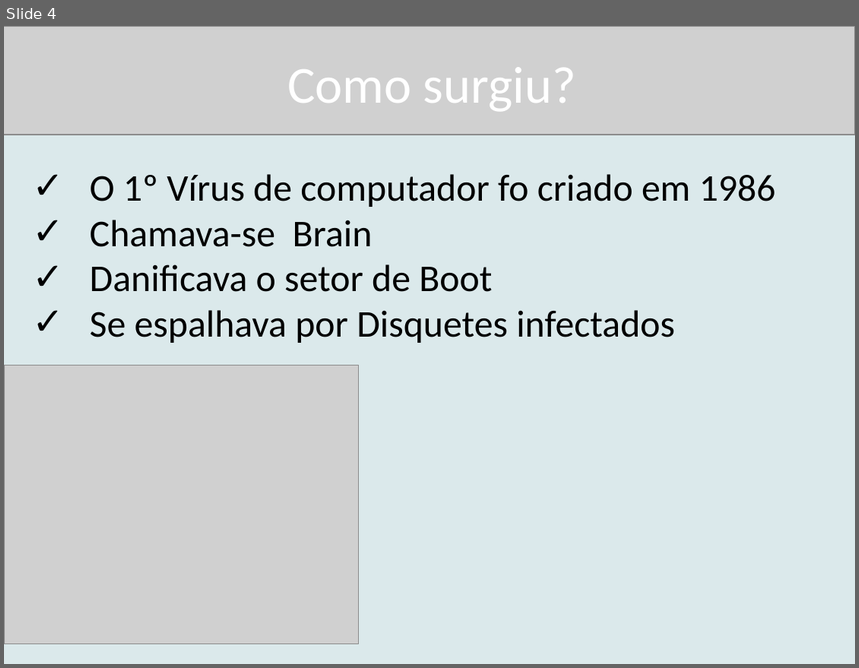
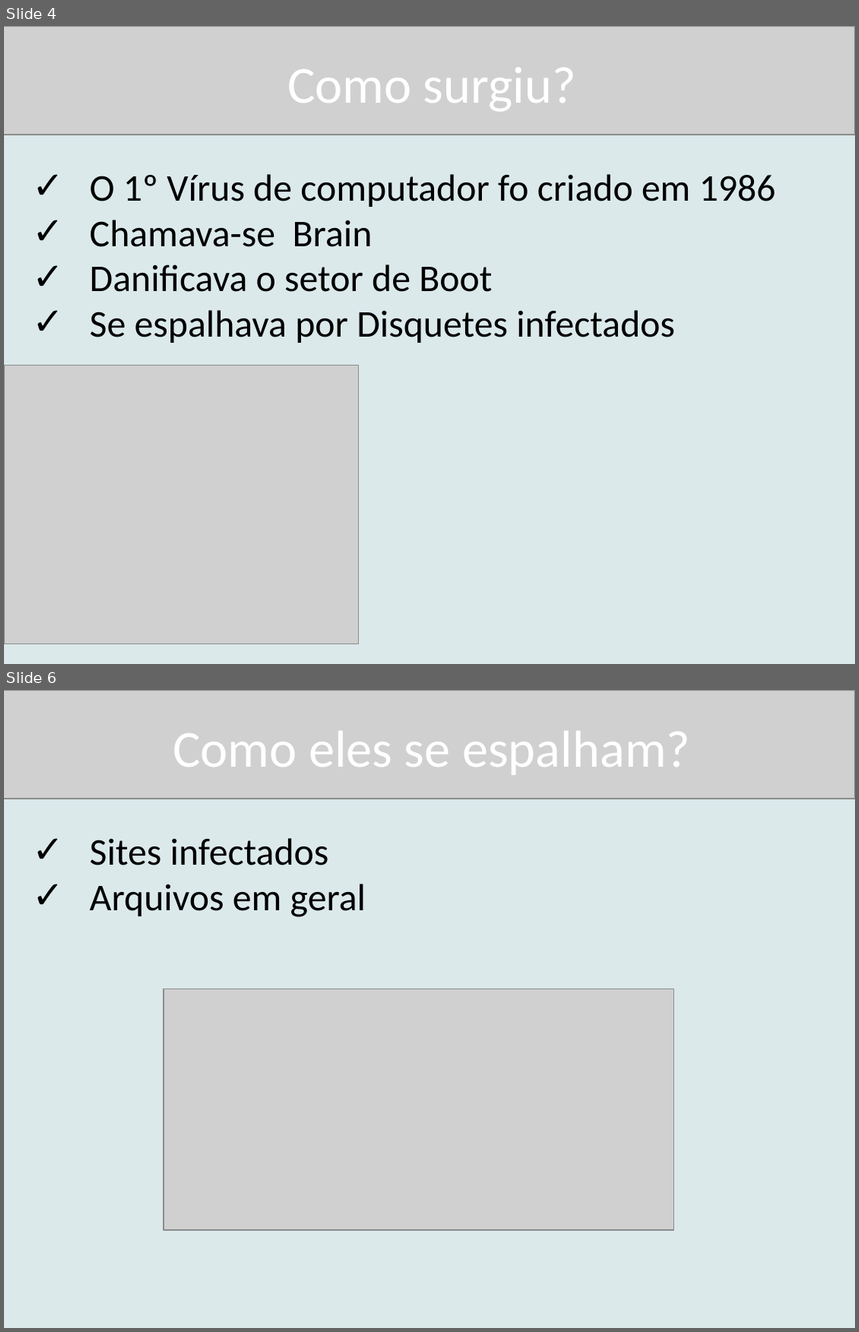
Before and after one commit to mboldrini/SlidesCurso, a slide deck: Virus de computador/Vírus de computador.pptx. Shown one above the other, each under a label of ours: slide 4 before the commit, slides 4 and 6 after it; the slides between them are not shown. The pictures are 859x668 and 859x1332 pixels, drawn with LibreOffice and Linux fonts; fonts in the diff are those of the drawing; grey boxes stand for pictures. Boxes give left, top, right and bottom in pixels: in the first picture for what was removed or moved away, otherwise in the second. Text is boxed around its words. In the diff, an @@ line names an element or a change of style, - is before the commit and + after.

```diff
--- a/Virus de computador/Vírus de computador.pptx
+++ b/Virus de computador/Vírus de computador.pptx
@@ slide 6 added at [4,690,855,1328], background #DBE9EB @@
@@ picture added at [4,690,855,799] @@
@@ title added at [173,731,690,775], 44 pt, text #FFFFFF @@
+Como eles se espalham?
@@ text added at [90,838,366,917], 32 pt, text #000000 @@
+✓ Sites infectados
+✓ Arquivos em geral
@@ picture added at [163,989,674,1230] @@
```
Also in this commit, not shown: 1 slide changed, 3 other slides added, 14 other files.
